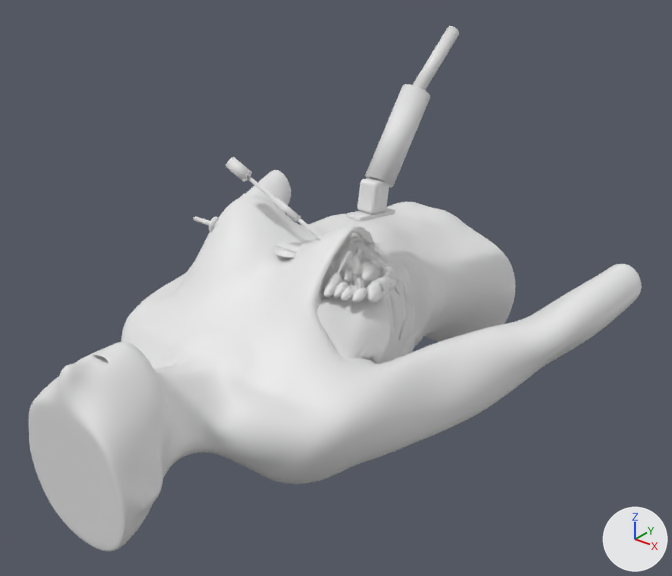
The glTF model model/breast_scene.glb: old version first, new version second.
Both versions are drawn from a 50 mm camera at (0.49, -0.54, 0.392) aimed at (0.043, 0.019, 0.046). Lighting does not change. The marker at lower right points along +X, +Y and +Z. The first picture is the older version. Where no turn or scale is listed for an object, it has been applied to the vertices.

The first picture shows 'body__body', 'duct__ducts', 'gland__glands', 'muscle__muscles', 'probe__body', 'probe__cable', 'probe__handle' and 9 more.
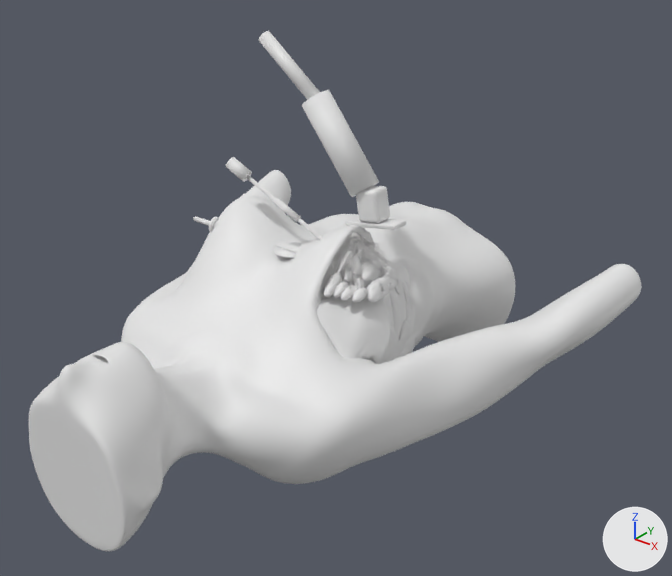
Where the newer file only moved an object's origin or applied its transform, the numbers keep the older frame.

Patch to the scene script:
```diff
--- a/model/breast_scene.glb.py
+++ b/model/breast_scene.glb.py
@@ ob_probe__handle @@
 ob_probe__handle = bpy.data.objects.new('probe__handle', me_cylinder_003)
-ob_probe__handle.location = (0.045, 0.1007, 0.1604)
-ob_probe__handle.rotation_euler = (0.659, 0.0, 3.142)  # degrees (38, 0, 180)
+ob_probe__handle.location = (0.032, 0.0377, 0.1661)
+ob_probe__handle.rotation_euler = (0.659, 0.0, -1.571)  # degrees (38, 0, -90)
@@ ob_probe__cable @@
 ob_probe__cable = bpy.data.objects.new('probe__cable', me_cylinder_004)
-ob_probe__cable.location = (0.045, 0.1542, 0.2157)
-ob_probe__cable.rotation_euler = (0.903, 0.0, 3.142)  # degrees (52, 0, 180)
+ob_probe__cable.location = (-0.0215, 0.0377, 0.2214)
+ob_probe__cable.rotation_euler = (0.903, 0.0, -1.571)  # degrees (52, 0, -90)
```

Pixel boxes (x1, y1, x2, y2) of what changed, in the pictures (672 x 576 px):
'probe__handle', moved, turned: before (365, 84, 430, 188); after (302, 90, 379, 197)
'probe__cable', moved, turned: before (413, 26, 459, 90); after (258, 31, 320, 100)
